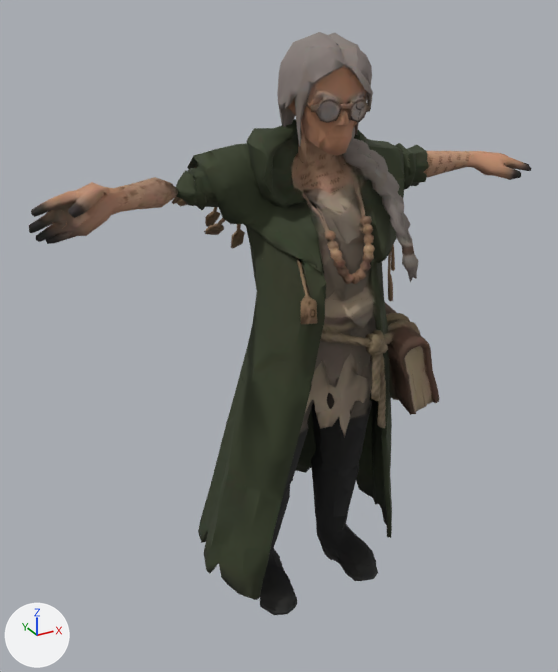
One commit to the glTF model export/char_fm_leader_idle.glb: the scene before it, then after it.
The view is the same before and after, from a 50 mm lens placed at (-1.059, -1.714, 1.775), pointed at (-0.067, 0.091, 0.872). Every picture has the same lights, and +X, +Y and +Z are marked at lower left. The picture after the commit comes second. Where no turn or scale is listed for an object, it has been applied to the vertices. Vertices at exactly the same position are counted once.

The first picture shows 'tripo_node_f1c555b7-9e20-4c2d-a4ce-10d5bed0e73f'.
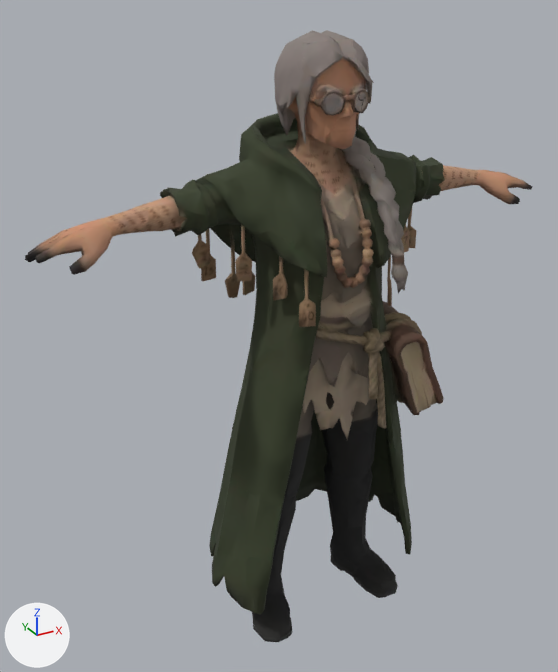
What differs and where, as boxes (x1, y1, x2, y2) in the pictures (558 x 672 px; the box of a moved part takes in the faces that stretch with it):
'tripo_node_f1c555b7-9e20-4c2d-a4ce-10d5bed0e73f', reshaped: before (29, 32, 531, 615); after (25, 30, 532, 642)
part 1 of me_tripo_mesh_f1c555b7_9e20_4c2d_a4ce_10d5bed0e73f, moved or reshaped: before (204, 218, 226, 235); after (235, 224, 252, 281)
part 2 of me_tripo_mesh_f1c555b7_9e20_4c2d_a4ce_10d5bed0e73f, moved or reshaped: before (231, 229, 245, 248); after (242, 272, 255, 295)
part 3 of me_tripo_mesh_f1c555b7_9e20_4c2d_a4ce_10d5bed0e73f, moved or reshaped: before (29, 32, 531, 615); after (25, 30, 532, 642)

The edits, one by one:
me_tripo_mesh_f1c555b7_9e20_4c2d_a4ce_10d5bed0e73f is used by ob_tripo_node_f1c555b7_9e20_4c2d_a4ce_10d5bed0e73f; location (0.0, 0.0, 0.0).
me_tripo_mesh_f1c555b7_9e20_4c2d_a4ce_10d5bed0e73f had 10083 vertices, 14402 faces and spanned x -0.74..0.74, y -0.22..0.34, z -0.01..1.7.
me_tripo_mesh_f1c555b7_9e20_4c2d_a4ce_10d5bed0e73f now has 10083 vertices, 14402 faces and spans x -0.76..0.76, y -0.26..0.26, z 0.0..1.7.
me_tripo_mesh_f1c555b7_9e20_4c2d_a4ce_10d5bed0e73f part 1: the loose piece of 33 vertices spanning x -0.25..-0.21, y 0.06..0.19, z 1.17..1.26 is multiplied about its middle by the matrix ((1.048, 0.006, 0.07), (-0.062, 0.573, 0.878), (-0.033, -0.88, 0.572)), then moved by (-0.02, -0.19, -0.02).
me_tripo_mesh_f1c555b7_9e20_4c2d_a4ce_10d5bed0e73f part 2: the loose piece of 31 vertices spanning x -0.15..-0.11, y 0.2..0.23, z 1.11..1.17 is multiplied about its middle by the matrix ((1.179, -0.049, 0.003), (0.046, 1.132, 0.331), (-0.017, -0.331, 1.133)), then moved by (0.0, -0.07, -0.11).
me_tripo_mesh_f1c555b7_9e20_4c2d_a4ce_10d5bed0e73f part 3: 9787 of 10083 vertices moved; they spanned x -0.74..0.74, y -0.22..0.34, z -0.01..1.7 and now span x -0.76..0.76, y -0.26..0.26, z 0.0..1.7; mean shift (0.0, -0.03, -0.01); largest move (-0.25, 0.3, 1.25) -> (-0.26, 0.11, 1.08).
